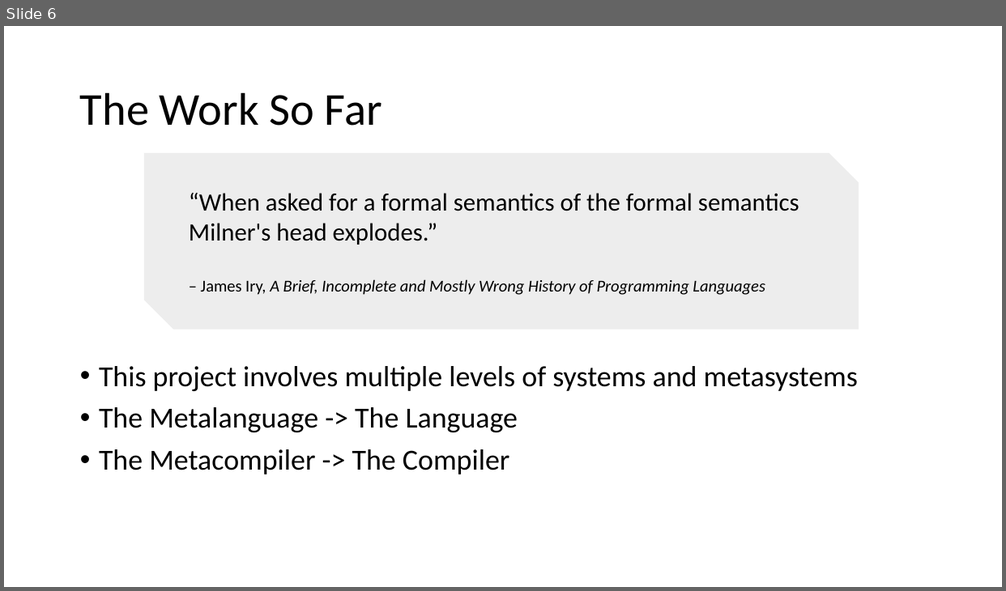
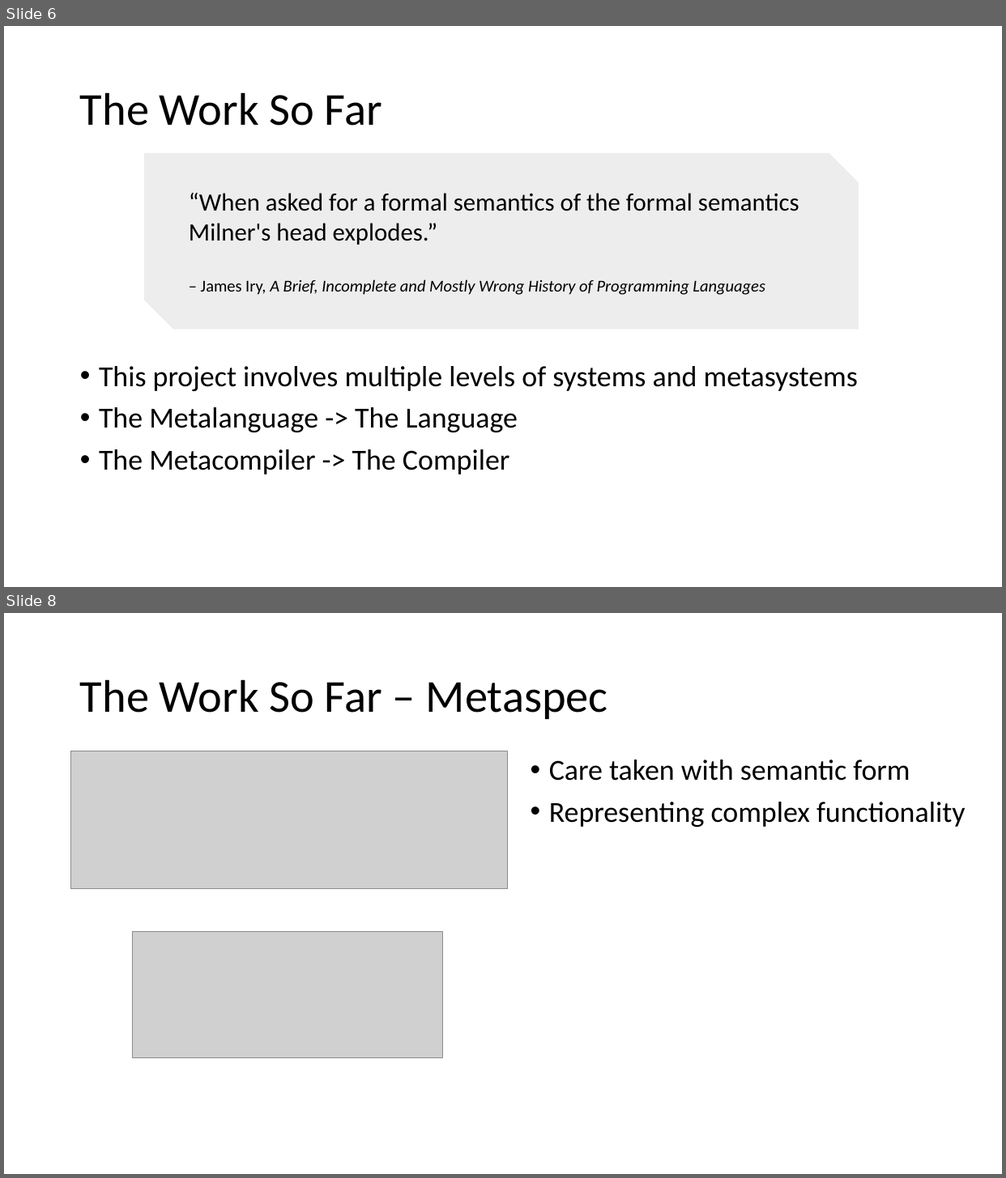
Before and after one commit to iamrecursion/absol, a slide deck: doc/demonstration_of_progress/ABSOL.pptx. Shown one above the other, each under a label of ours: slide 6 before the commit, slides 6 and 8 after it; the slides between them are not shown. The pictures are 1006x591 and 1006x1178 pixels, drawn with LibreOffice and Linux fonts; fonts in the diff are those of the drawing; grey boxes stand for pictures; background and template pictures are left out. Boxes give left, top, right and bottom in pixels: in the first picture for what was removed or moved away, otherwise in the second. Text is boxed around its words. In the diff, an @@ line names an element or a change of style, - is before the commit and + after.

```diff
--- a/doc/demonstration_of_progress/ABSOL.pptx
+++ b/doc/demonstration_of_progress/ABSOL.pptx
@@ slide 8 added at box(4, 613, 1002, 1174), background #FFFFFF @@
@@ title added at box(80, 679, 608, 719), 44 pt, text #000000 @@
+The Work So Far – Metaspec
@@ picture added at box(70, 752, 507, 889) @@
@@ text added at box(549, 760, 965, 827), 28 pt, text #000000 @@
+• Care taken with semantic form
+• Representing complex functionality
@@ rectangle added at box(53, 922, 522, 1073), fill #FFFFFF @@
@@ picture added at box(133, 932, 443, 1059) @@
```
Also in this commit, not shown: 3 slides changed, 11 other slides added, 3 other files.
